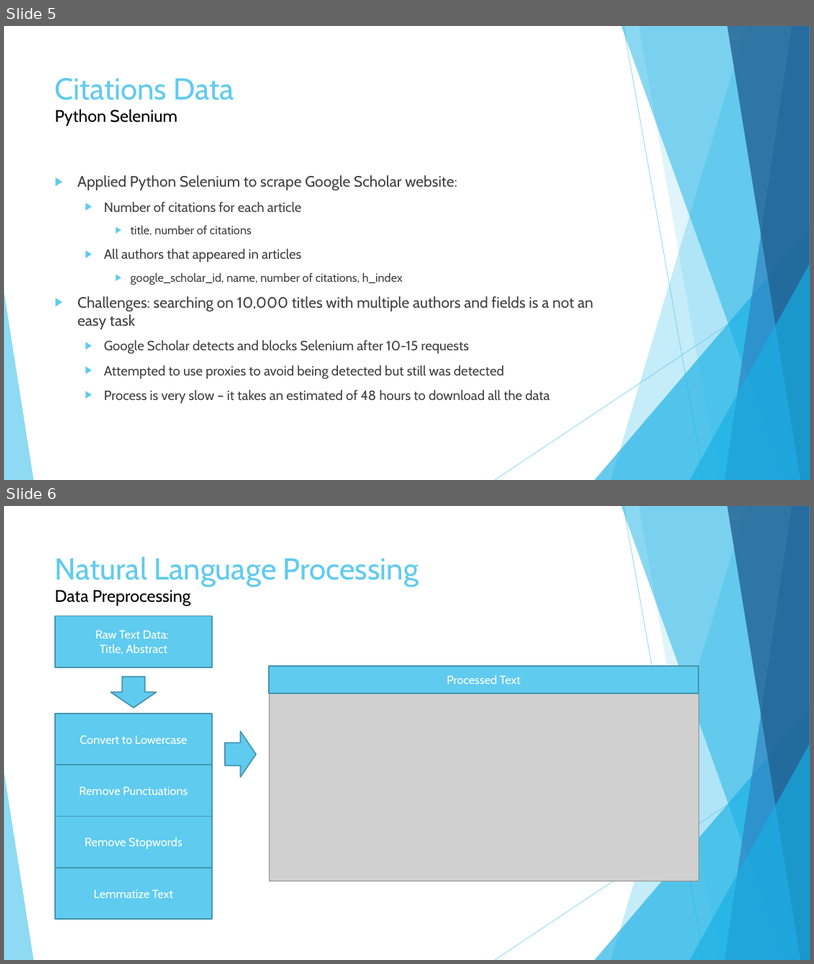
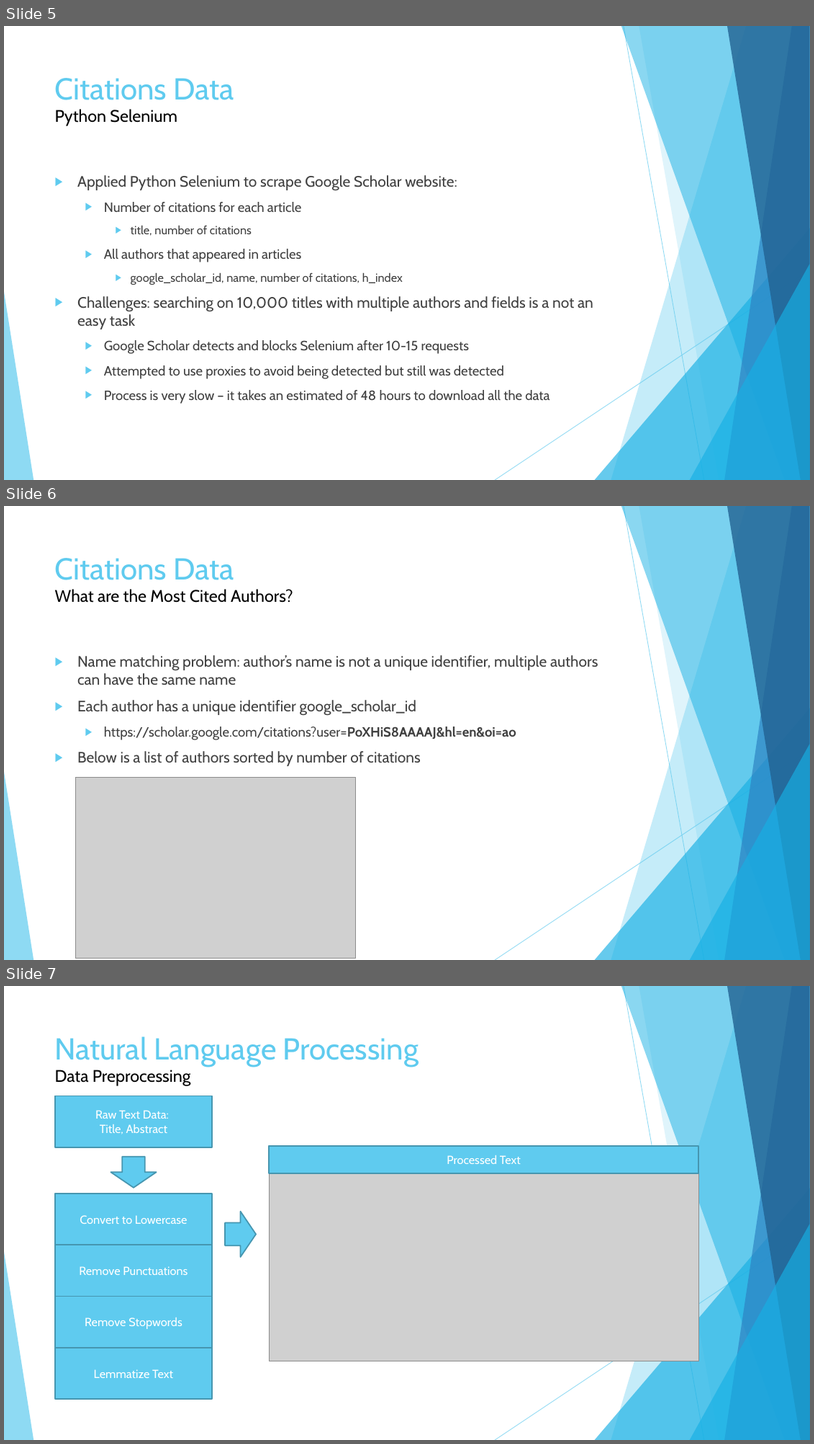
Before and after one commit to tsyurmasto/WebScrapingProject, a slide deck: presentation.pptx. Shown one above the other, each under a label of ours: slides 5 and 6 before the commit, slides 5, 6 and 7 after it. The pictures are 814x964 and 814x1444 pixels, drawn with LibreOffice and Linux fonts; fonts in the diff are those of the drawing; grey boxes stand for pictures. Boxes give left, top, right and bottom in pixels: in the first picture for what was removed or moved away, otherwise in the second. Text is boxed around its words. In the diff, an @@ line names an element or a change of style, - is before the commit and + after.

```diff
--- a/presentation.pptx
+++ b/presentation.pptx
@@ slide 6 added at (x1=4, y1=506, x2=810, y2=960), background #FFFFFF; not listed: 10 template elements that a slide beside it also shows @@
@@ title added at (x1=55, y1=558, x2=293, y2=602), 20 pt, text #000000 @@
+Citations Data
+What are the Most Cited Authors?
@@ text added at (x1=77, y1=655, x2=599, y2=766), 18 pt, text #404040 @@
+▶ Name matching problem: author’s name is not a unique identifier, multiple authors can have the same name
+▶ Each author has a unique identifier google_scholar_id
+  ▶ https://scholar.google.com/citations?user=PoXHiS8AAAAJ&hl=en&oi=ao
+▶ Below is a list of authors sorted by number of citations
@@ picture added at (x1=75, y1=777, x2=356, y2=958) @@
@@ what was slide 6 is now slide 7 @@
```
Also in this commit, not shown: 1 slide changed, 1 other slide added, 5 other files.
